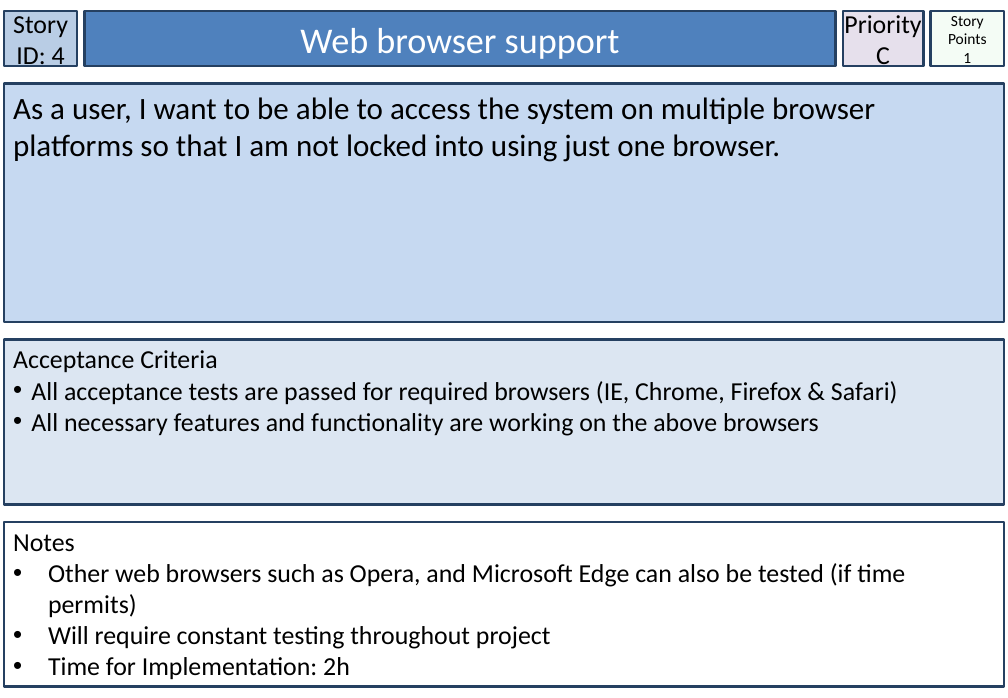
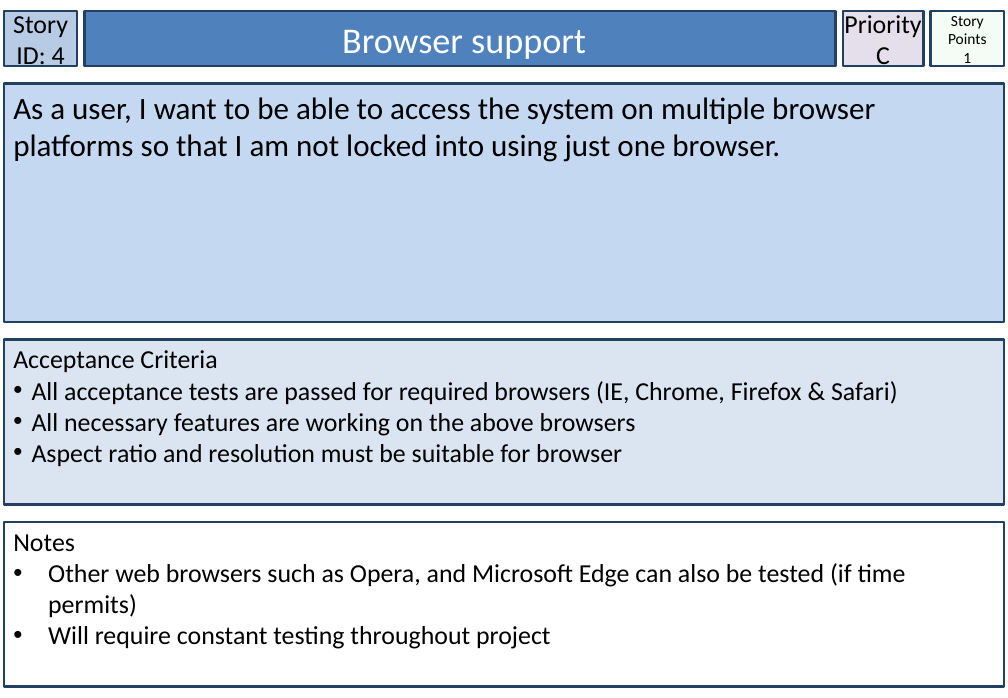
Before and after one commit to Nagarius/Phoenix, a slide deck: slide 5 of StoryCards_Smart_City_TeamPhoenix.pptx. Drawn at 1008x698 pixels with LibreOffice and Linux fonts; fonts in the diff are those of the drawing. Boxes give left, top, right and bottom in pixels: in the first picture for what was removed or moved away, otherwise in the second. Text is boxed around its words. In the diff, an @@ line names an element or a change of style, - is before the commit and + after.

```diff
--- a/StoryCards_Smart_City_TeamPhoenix.pptx
+++ b/StoryCards_Smart_City_TeamPhoenix.pptx
@@ rectangle "Browser support" at (x1=85, y1=11, x2=836, y2=66): outline #254061 2 pt to #244061 2 pt @@
@@ text in rectangle at (x1=342, y1=30, x2=586, y2=59): text changed @@
-Web browser support
+Browser support
@@ rectangle "Acceptance Criteria" at (x1=4, y1=340, x2=1004, y2=504): fill #DCE6F2 to #DAE5F1; outline #254061 2 pt to #244061 2 pt @@
@@ text in rectangle at (x1=32, y1=413, x2=636, y2=467): text changed @@
-• All necessary features and functionality are working on the above browsers
+• All necessary features are working on the above browsers
+• Aspect ratio and resolution must be suitable for browser
@@ rectangle "Notes" at (x1=4, y1=522, x2=1004, y2=687): outline #254061 2 pt to #244061 2 pt @@
@@ text in rectangle at (x1=48, y1=657, x2=350, y2=680): paragraph removed @@
-• Time for Implementation: 2h
```
Also in this commit, not shown: 31 other slides changed, 8 other files.
